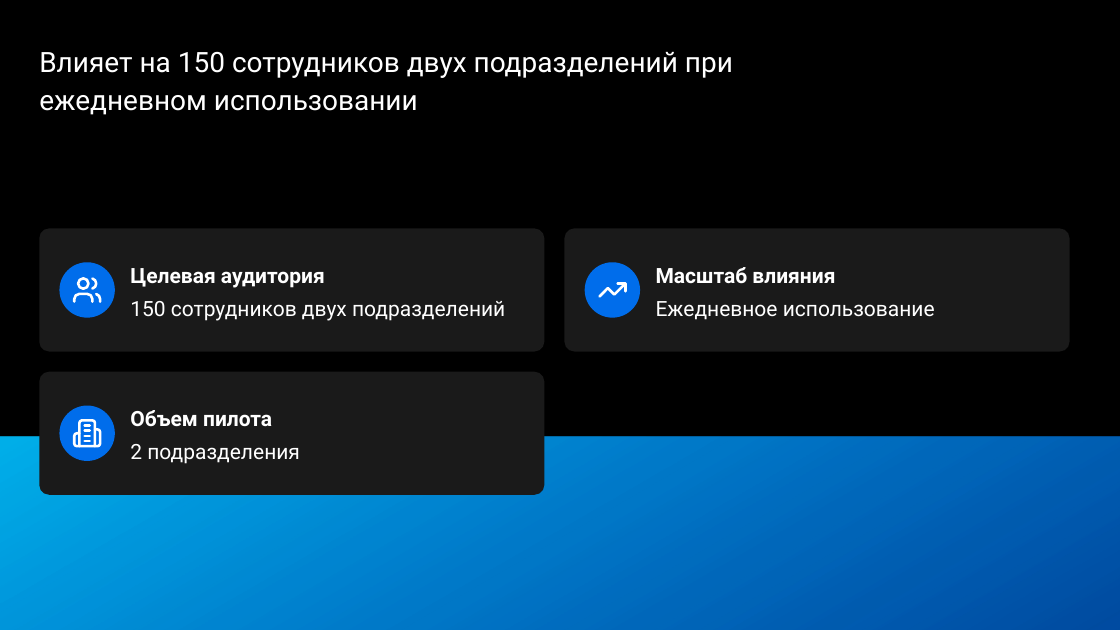
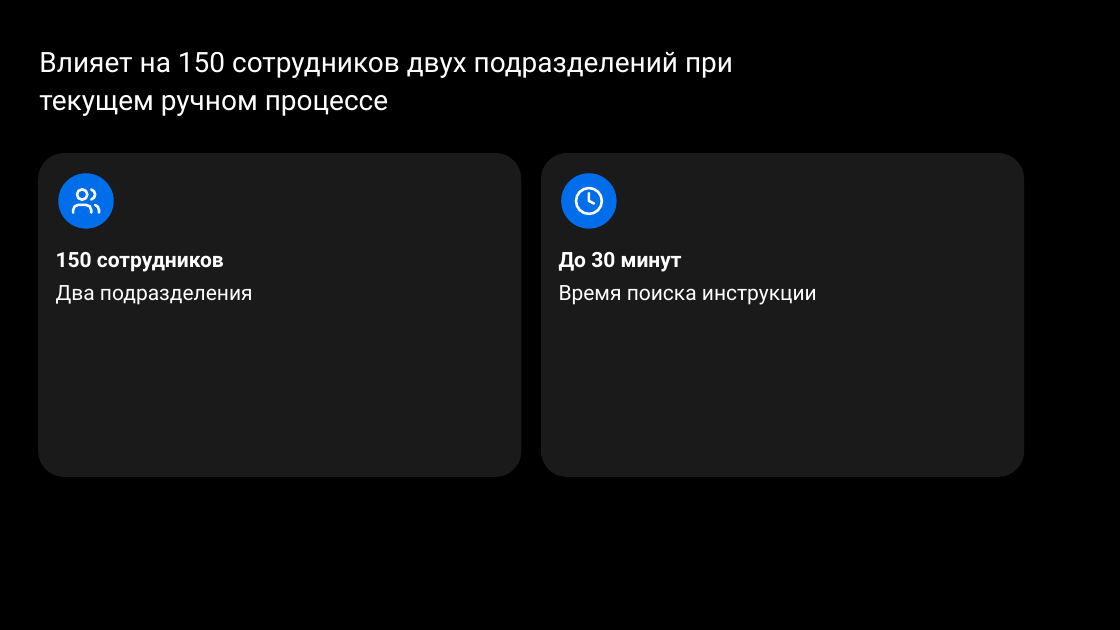
Before and after one commit to temurysega/lct_vk, a slide deck: slide 3 of deliverables/vk-workspace-columns.pptx. Drawn at 1120x630 pixels with LibreOffice and Linux fonts; fonts in the diff are those of the drawing; background and template pictures are left out. Boxes give left, top, right and bottom in pixels: in the first picture for what was removed or moved away, otherwise in the second. Text is boxed around its words. In the diff, an @@ line names an element or a change of style, - is before the commit and + after.

```diff
--- a/deliverables/vk-workspace-columns.pptx
+++ b/deliverables/vk-workspace-columns.pptx
@@ title at (x1=39, y1=52, x2=733, y2=116): text changed @@
-Влияет на 150 сотрудников двух подразделений при ежедневном использовании
+Влияет на 150 сотрудников двух подразделений при текущем ручном процессе
@@ rounded rectangle resized from (x1=39, y1=229, x2=544, y2=352) to (x1=38, y1=153, x2=521, y2=476) @@
@@ ellipse moved from (x1=60, y1=262, x2=115, y2=318) to (x1=58, y1=173, x2=113, y2=229) @@
@@ rounded rectangle resized from (x1=565, y1=229, x2=1070, y2=352) to (x1=541, y1=153, x2=1024, y2=476) @@
@@ ellipse moved from (x1=585, y1=262, x2=640, y2=318) to (x1=561, y1=173, x2=617, y2=229) @@
@@ freeform shape moved from (x1=71, y1=275, x2=103, y2=306) to (x1=71, y1=186, x2=102, y2=217) @@
@@ freeform shape moved from (x1=597, y1=275, x2=628, y2=306) to (x1=574, y1=186, x2=605, y2=217) @@
@@ text added at (x1=56, y1=252, x2=253, y2=305), 18 pt, text #FFFFFF @@
+150 сотрудников
+Два подразделения
@@ text added at (x1=559, y1=252, x2=817, y2=305), 18 pt, text #FFFFFF @@
+До 30 минут
+Время поиска инструкции
@@ group removed at (x1=39, y1=267, x2=935, y2=496): 3 texts, 1 rounded rectangle, 1 ellipse, 1 freeform shape @@
-Целевая аудитория
-150 сотрудников двух подразделений
-Масштаб влияния
-Ежедневное использование
-Объем пилота
-2 подразделения
@@ rectangle removed at (x1=0, y1=436, x2=1120, y2=630) @@
```
Also in this commit, not shown: 7 other slides changed, 4 slides added, 4 slides removed, 39 other files.
